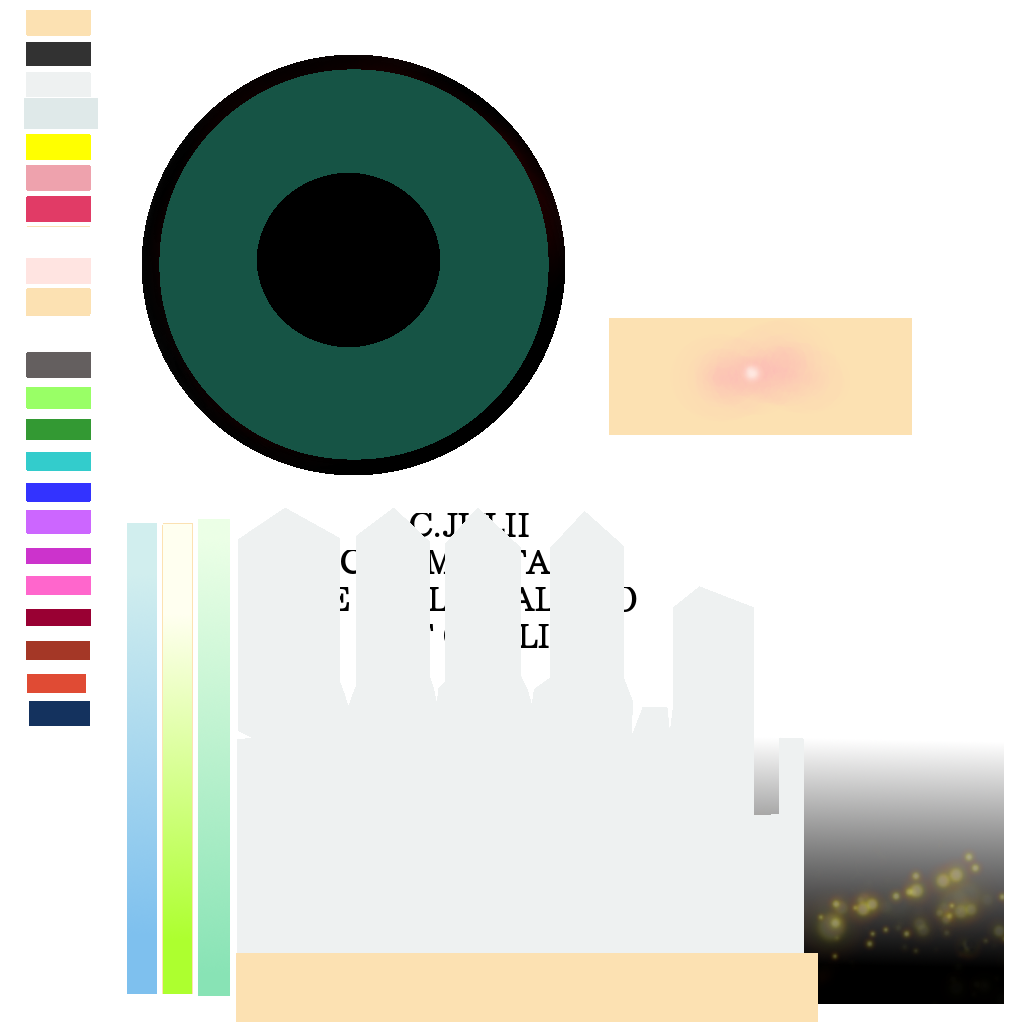
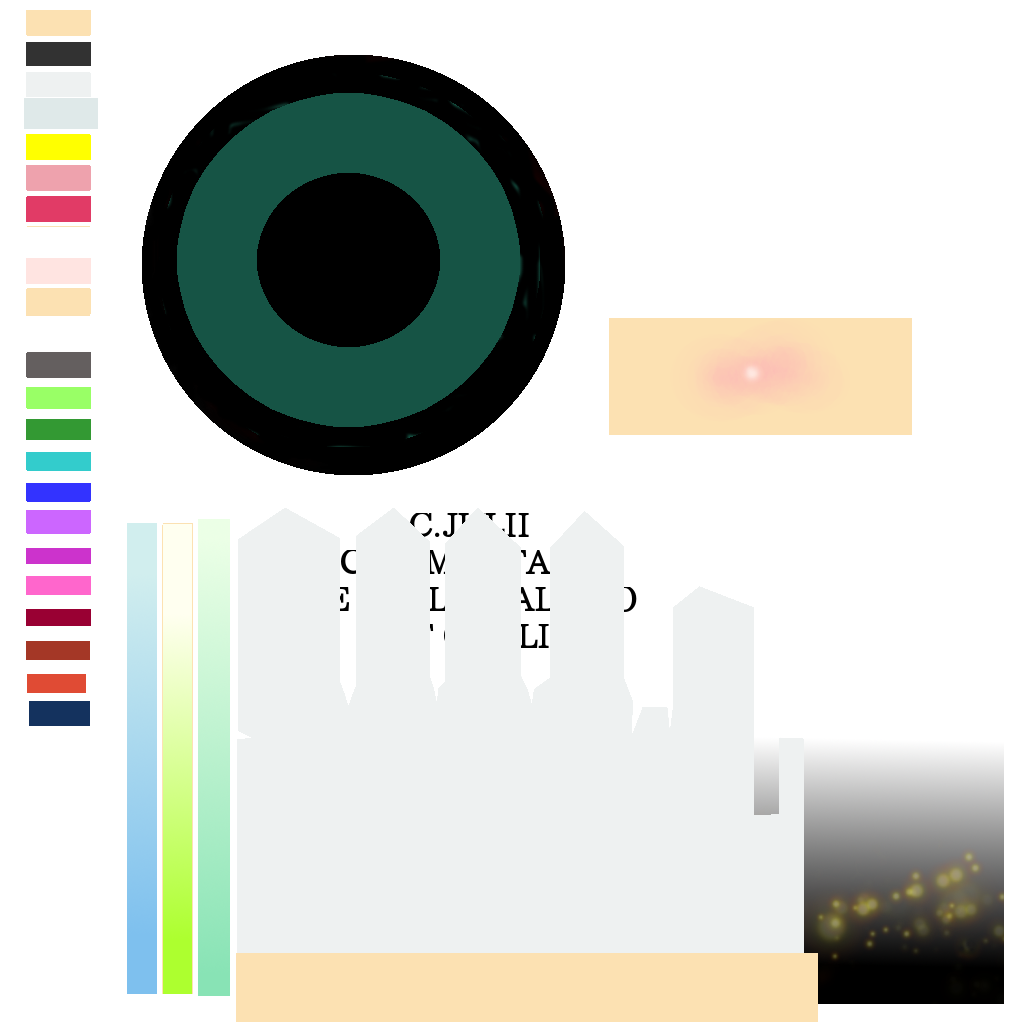
Layer changes from the first 1024x1024 image to the second:
painted on "Colors" over <box>142,55,564,463</box>
